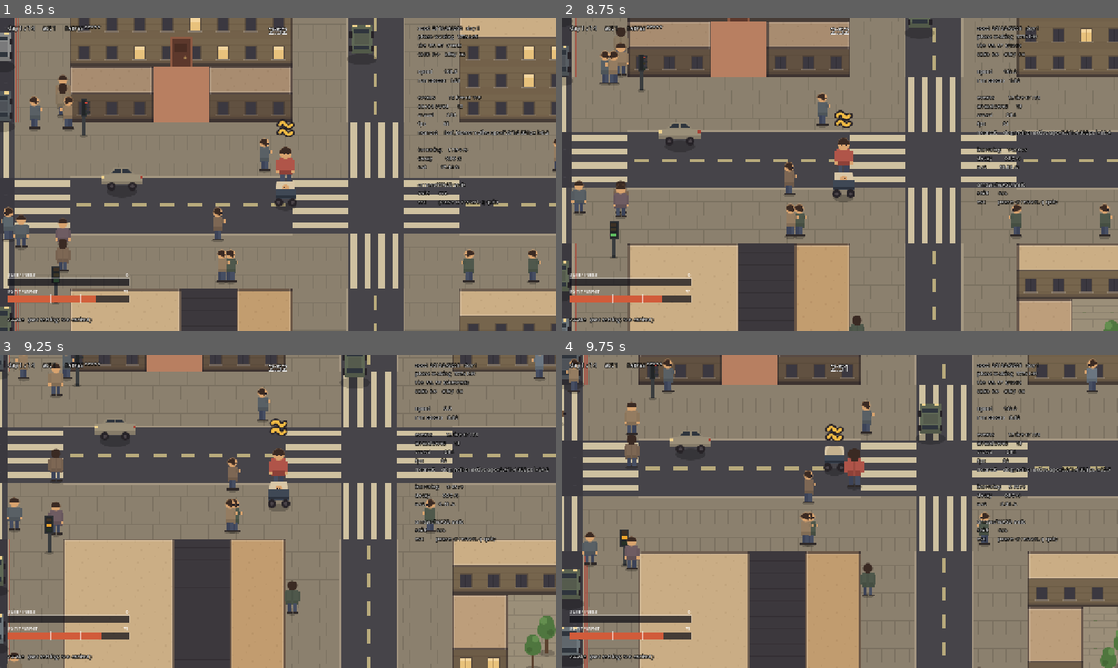
Above: before the commit, frames 1-4 (two rows, left to right).
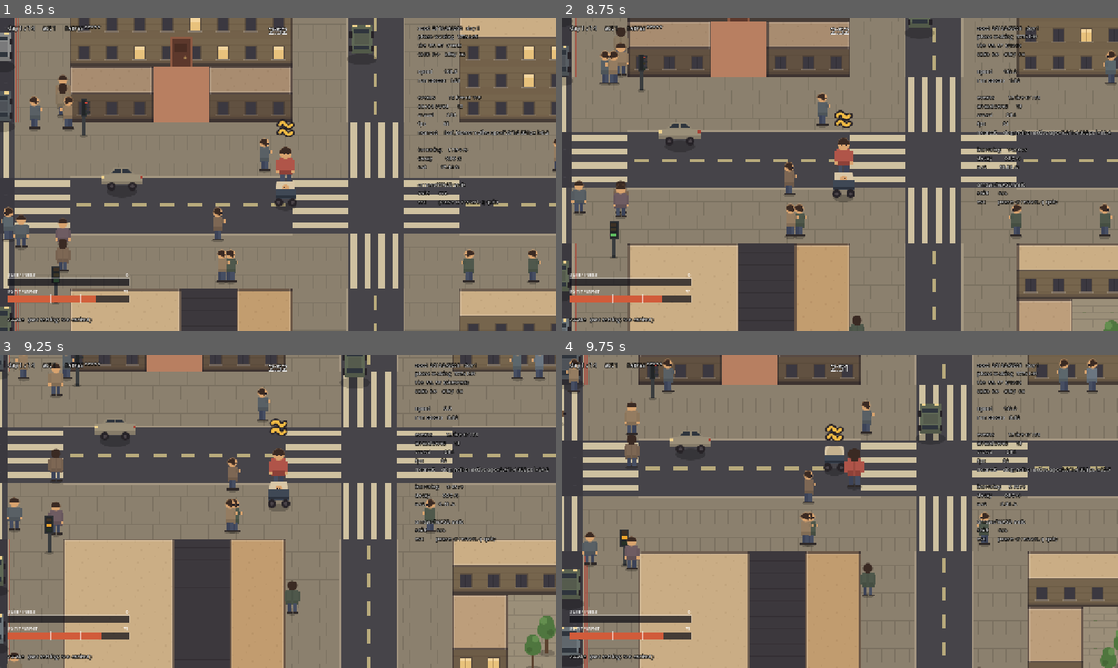
Above: after the commit, the same moments.

Repository: JosuaKrause/nappy
Game: Godot game, scene res://scenes/main.tscn
The game is run twice, just before and just after one commit, with the same random seed, the same clock (stepped at 60 frames per second) and the same inputs.
Inputs (mouse positions are in pixels of both pictures, inside the frame that each line leads up to):
- Up to frame 1 (8.5 s): tap Enter (ui_accept) at 0.5, 0.77, 3.77, 5, 6.77 s; move the mouse to (400, 158) at 0.52 s; hold Right (move_right) 0.53-1.25 s; hold Shift (run) 0.53-1.25 s; click (400, 158) at 0.67 s; drag from (166, 190) to (250, 237) at 1.27 s; move the mouse to (333, 105) at 2.02 s; hold Right (move_right) 2.03-2.75 s; hold Shift (run) 2.03-2.75 s; drag from (250, 237) to (111, 127) at 2.77 s; move the mouse to (444, 221) at 3.52 s; hold Left (move_left) 3.53-4.25 s; hold Shift (run) 3.53-4.25 s; tap R at 3.6, 8.1 s; tap Escape (pause) at 4.15 s; drag from (111, 127) to (194, 96) at 4.27 s; move the mouse to (305, 174) at 5.02 s; hold Down (move_down) 5.03-5.75 s; hold Shift (run) 5.03-5.75 s; click (305, 174) at 5.17 s; drag from (194, 96) to (166, 190) at 5.77 s; move the mouse to (400, 158) at 6.52 s; hold Up (move_up) 6.53-7.25 s; hold Shift (run) 6.53-7.25 s; drag from (166, 190) to (250, 237) at 7.27 s; move the mouse to (333, 105) at 8.02 s; hold Down (move_down) from 8.03 s (still down); hold Shift (run) from 8.03 s (still down)
- Up to frame 2 (8.75 s): keep holding Down (move_down); keep holding Shift (run)
- Up to frame 3 (9.25 s): release Down (move_down) at 8.75 s; release Shift (run) at 8.75 s; drag from (250, 574) to (111, 464) at 8.77 s
- Up to frame 4 (9.75 s): move the mouse to (1006, 558) at 9.52 s; hold Up (move_up) from 9.53 s (still down); hold Shift (run) from 9.53 s (still down); click (1006, 558) at 9.67 s

Frame 1 is identical in both runs. In frame 2, 0.2% of the frame differs, in the area x 97-100%, y 10-22%; in frame 3, 0.1%; in frame 4, 0.2%.

Commit message:
Nothing walks into a cul-de-sac any more
"Cars and people go through cul-de-sacs." The crowd never needed
blocked_segments() for this — a dead end is a street with its far end built
over, so the tiles already say so and _blocked_ahead already reads tiles.
What it could not do was see the wall. It was a single probe fired seven
tiles ahead, which answers "is there something coming up" and looks straight
past a two-tile plug into the open road behind it, so an agent that entered
the street from the junction beside the wall never saw it at all. M29's
invariant exactly, in the one scan it had not reached.

The rig had to stand in the right place before it could see anything. The
first probe built the crowd field at the doorstep and reported zero agents in
a wall on three seeds; the crowd is a population of the box around the
player, so a dead end the box never contains is a wall nothing was ever going
to reach. Standing the field at a dead end gave 850 / 2091 / 821 frames of
2400 with somebody inside one, and eight at once. Zero after.

Walking the tiles is *cheaper* than the probe once it is cached by tile: the
answer depends on the agent's tile, its axis and its direction over a map
fixed for the day, and an agent covers a tile in about twenty frames. So
seven lookups per tile beats one probe per frame — test_crowd 48.7s -> 42.4s
and test_balance 37.9 -> 27.2 while gaining the fix. The intermediate
version, which added the near check beside the probe rather than replacing
both, cost +28%.

A car that turns round now changes lane with it. _direction = -_direction on
its own left it driving the wrong way down its own queue, and
space_out_the_traffic then had to resolve a head-on overlap the only way it
can, by moving a body.

And a test that had been true by luck for eleven milestones failed for a
reason that had nothing to do with this. "No car is standing in a precinct"
asked street_kind_at about the precinct's axis, and a span covers the
junctions between its blocks — so a car crossing it on a north-south street
is legal and was being counted. Sixteen do in the forty-five seconds it runs;
it passed only because none happened to be inside a junction on the frame it
sampled. It asks whether the car is on ground no axis lets it drive on now.

203077 checks green.

Co-Authored-By: Claude Opus 5 <noreply@anthropic.com>
Claude-Session: https://claude.ai/code/session_01AwbNffy8r23NtrP7ZaSkFS

Diff:
--- a/src/crowd/crowd_agent.gd
+++ b/src/crowd/crowd_agent.gd
@@ -48,6 +48,8 @@
 ## day; constant once every four-block calm zone has four dead-end arms on it. Seeing it a
 ## street early and turning in the middle of the junction is what `_can_turn_here` is for.
 const LOOKAHEAD := (Tuning.STREET_WIDTH + 1) * Tuning.TILE_SIZE
+## The same distance in tiles, for the scans that walk rather than probe. See `_way_is_blocked`.
+const LOOKAHEAD_TILES := Tuning.STREET_WIDTH + 1
 ## Where the horn's caret sits over a car, and how big it is. Matched to `EventInstance`'s so
 ## the two carets are the same cue rather than two similar ones, but lower, because a car is
 ## 26px of sprite against a standing figure's 46.
@@ -128,6 +130,13 @@
 
 ## A sidestep held for a moment after being walked into: how far across its own corridor, and how
 ## long is left on it. See `step_aside()`.
+## The way ahead, and the state it was worked out for. See `_look_ahead`.
+var _scan_at := Vector2i(-9999, -9999)
+var _scan_vertical := false
+var _scan_direction := 0.0
+## Tiles to the first thing this agent cannot pass, or `LOOKAHEAD_TILES + 1` for a clear road.
+var _blocked_in := LOOKAHEAD_TILES + 1
+
 var _detour := 0.0
 var _detour_left := 0.0
 ## And the same for somebody *crossing* her path rather than sharing it, who has no sidestep to
@@ -221,7 +230,8 @@
 	_set_cross(move_toward(_cross(), _lane_centre + _detour, STEER_SPEED * delta))
 	if kind == Kind.WALKER:
 		_consider_turning()
-	if _blocked_ahead(_vertical, _direction, LOOKAHEAD):
+	_look_ahead()
+	if _blocked_in <= LOOKAHEAD_TILES:
 		_divert()
 	if _has_left_the_field():
 		_recycle()
@@ -734,7 +744,11 @@
 func _blocked_ahead(vertical: bool, direction: float, distance: float) -> bool:
 	var offset := Vector2(0.0, direction * distance) if vertical \
 			else Vector2(direction * distance, 0.0)
-	var tile := _map.world_to_tile(position + offset)
+	return _cannot_go_on(vertical, _map.world_to_tile(position + offset))
+
+## Whether a *tile* is somewhere this agent may be. The predicate under both of the questions
+## below, so "the way is shut" means one thing however it is asked.
+func _cannot_go_on(vertical: bool, tile: Vector2i) -> bool:
 	if _map.is_closed(tile):
 		return true
 	if not _map.in_bounds(tile):
@@ -746,6 +760,36 @@
 		return true
 	return not _map.is_street(tile)
 
+## How far the way ahead is clear, in tiles, worked out **once per tile** rather than once per
+## frame. `LOOKAHEAD_TILES + 1` means nothing within reach.
+##
+## *(M29's invariant, arriving at the crowd's other scan: "sampling a tile grid by stepping world
+## points aliases, and it aliases where it matters".)* This used to be one probe fired seven tiles
+## out, which answers *is there something coming up* and cannot answer *is the next tile a wall* —
+## it looks straight **past** a cul-de-sac's two-tile plug into the open road behind it. So an agent
+## that entered a dead-end street from the junction beside the wall never saw the wall at all and
+## walked into the building. Measured at a dead end before this: eight agents inside one at once,
+## and something in one on 87% of frames. *(Playtest 15, finding 1.)*
+##
+## **Caching it by tile is what pays for the walk**, and it is exact rather than an approximation:
+## the answer depends on the agent's tile, its axis and its direction, and on a map that is fixed
+## for the day. An agent covers a tile in about twenty frames at walking pace, so seven lookups per
+## tile is cheaper than the one probe per frame it replaces — and the probe was the version that
+## could not see a wall.
+func _look_ahead() -> void:
+	var here := _map.world_to_tile(position)
+	if here == _scan_at and _vertical == _scan_vertical and _direction == _scan_direction:
+		return
+	_scan_at = here
+	_scan_vertical = _vertical
+	_scan_direction = _direction
+	_blocked_in = LOOKAHEAD_TILES + 1
+	var step := (Vector2i.DOWN if _vertical else Vector2i.RIGHT) * int(signf(_direction))
+	for i in range(1, LOOKAHEAD_TILES + 1):
+		if _cannot_go_on(_vertical, here + step * i):
+			_blocked_in = i
+			return
+
 ## Traffic goes round a closure, and that is half of what makes one legible: the street with
 ## nobody on it is the street that is shut, which reads from a block away — further than the
 ## barrier itself does.
@@ -757,17 +801,24 @@
 	var crossing := CrowdLanes.corridor_at(_along())
 	if crossing < 0:
 		# Still in the street, a junction short of where it can turn. Carry on — unless it is
-		# standing *in* the thing it is avoiding, which is a day that started behind a barrier
-		# and is the one case with nowhere to go but back.
-		if not _stands_on_a_street():
-			_direction = -_direction
+		# standing *in* the thing it is avoiding, which is a day that started behind a barrier,
+		# or the thing is the very next tile, which is a **cul-de-sac** and is what the whole of
+		# playtest 15's finding 1 turned out to be. Both have nowhere to go but back.
+		if not _stands_on_a_street() or _blocked_in <= 1:
+			_turn_round()
 		return
 	if not _can_turn_here():
+		# Inside a junction on the wrong band to turn from — a walker on the carriageway strip, a
+		# car on a pavement one — which normally costs a tile of waiting. It costs everything when
+		# the wall is the next tile: an agent leaving a junction straight into a cul-de-sac's plug
+		# has no tile left to wait for the right band in, so it turns round instead.
+		if _blocked_in <= 1:
+			_turn_round()
 		return
 
 	var turning := _pick_an_arm(crossing, 1.0 if _rng.randf() < 0.5 else -1.0)
 	if turning == 0.0:
-		_direction = -_direction   # boxed in on three sides; go back the way it came
+		_turn_round()   # boxed in on three sides; go back the way it came
 		return
 
 	var kept := _corridor
@@ -783,6 +834,21 @@
 	_lane_centre = _lane_centre_here()
 	_forget_the_detour()
 	_junction = kept
+	_claim_the_road_here()
+
+## Turns an agent round where it stands: a dead end, a barrier at a mouth, a precinct's paving.
+##
+## **A car changes lane with it**, which `_direction = -_direction` on its own did not. A lane is
+## one side of a carriageway and which side depends on the way it is pointing, so a car that only
+## flipped its heading drove the wrong way down its own queue — and `space_out_the_traffic` then had
+## to resolve a head-on overlap the only way it can, by moving a body. It is the same line
+## `_divert` runs after a turn and for the same reason.
+func _turn_round() -> void:
+	_direction = -_direction
+	if kind == Kind.CAR:
+		_lane = CrowdLanes.road_lane(_vertical, _direction)
+		_lane_centre = _lane_centre_here()
+	_forget_the_detour()
 	_claim_the_road_here()
 
 ## Which way to turn out of `crossing`, trying `first` before the other one, or `0.0` for neither.
--- a/tests/test_crowd.gd
+++ b/tests/test_crowd.gd
@@ -48,6 +48,7 @@
 	_test_a_signal_gives_her_time_to_cross(t)
 	_test_a_precinct_has_no_cars_in_it(t)
 	_test_cars_do_not_enter_a_junction_they_cannot_leave(t)
+	_test_nothing_walks_into_a_hard_blocker(t)
 
 	_city.free()
 
@@ -733,6 +734,15 @@
 	_city.crowd.start_day(1, _rng(1), at)
 	_advance(45.0)
 
+	# **An intruder is a car on ground no axis lets it drive on, not a car whose tile is inside the
+	# span.** *(Corrected under M51.)* A span covers the junctions between its blocks, and a car
+	# crossing the precinct on a north-south street drives through those junctions perfectly
+	# legally — sixteen of them do in this forty-five seconds, measured. Asking `street_kind_at`
+	# about the *precinct's* axis calls every one of them an intruder, and the assertion only
+	# passed because none of them happened to be inside a junction on the frame it sampled. A
+	# change to the crowd's divert rule moved the timing by a few frames and one was, which is a
+	# test that has been true by luck for eleven milestones failing for a reason that has nothing
+	# to do with what it is about.
 	var intruders := 0
 	var walkers := 0
 	for agent in _city.crowd.agents():
@@ -741,11 +751,13 @@
 			continue
 		if _city.map.street_kind_at(vertical, tile) != GameEnums.StreetKind.PEDESTRIAN:
 			continue
-		if agent.kind == CrowdAgent.Kind.CAR:
+		if agent.kind != CrowdAgent.Kind.CAR:
+			walkers += 1
+		elif not _city.map.is_driveable_at(true, tile) \
+				and not _city.map.is_driveable_at(false, tile):
 			intruders += 1
-		else:
-			walkers += 1
-	t.check(intruders == 0, "no car is standing in a precinct (%d were)" % intruders)
+	t.check(intruders == 0, "no car is standing where no street lets it drive (%d were)"
+			% intruders)
 	t.check(walkers > 0, "and the pavement it replaced the road with has people on it (%d)"
 			% walkers)
 
@@ -1134,3 +1146,55 @@
 	for index in CrowdLanes.corridor_count(Tuning.CITY_BLOCKS.y):
 		t.check(CrowdLanes.busyness(_city.map, false, index) < CrowdLanes.ARTERIAL_BUSYNESS,
 				"east-west corridor %d is an ordinary street, not a second spine" % index)
+
+## **Nothing walks into a cul-de-sac's wall.** *(Playtest 15, finding 1: "cars and people go
+## through cul-de-sacs".)*
+##
+## The crowd is the one thing in the game that travels the lattice without consulting
+## `blocked_segments()`, and it did not need to: a dead end is one street with its far end **built
+## over**, so the tiles say so. What it did need was to *look* at them. The avoidance was a single
+## probe fired seven tiles ahead, which answers "is there something coming up" and looks straight
+## past a two-tile wall into the open road behind it — so an agent that entered the street from the
+## junction beside the wall never saw it and walked into the building.
+##
+## Measured before the fix, over forty seconds at a dead end: **eight agents inside a wall at once,
+## and something in one on 87% of frames** across three seeds. Zero after.
+##
+## The field is built **at a dead end** rather than at the doorstep, and that is the whole reason
+## this test can see anything: the crowd is a population of the box around the player, so a wall
+## the box never contains is a wall nothing was ever going to reach. The first version of this
+## probe stood at the front door and reported a clean bill of health on a build that was visibly
+## broken.
+func _test_nothing_walks_into_a_hard_blocker(t) -> void:
+	var walls := {}
+	for key: Vector3i in _city.map.built_over:
+		var rect: Rect2i = _city.map.built_over[key]
+		for y in range(rect.position.y, rect.end.y):
+			for x in range(rect.position.x, rect.end.x):
+				walls[Vector2i(x, y)] = true
+	t.check(not walls.is_empty(), "this city has hard blockers to walk into (%d dead ends)"
+			% _city.map.dead_ends.size())
+
+	var at := _city.map.doorstep_world_position()
+	for key: Vector3i in _city.map.dead_ends:
+		var segment := StreetNetwork.by_key(key)
+		at = _city.map.tile_rect_to_world(segment.tile_rect()).get_center()
+		break
+	_city.crowd.start_day(1, _rng(1), at)
+	_city.crowd.set_focus(at)
+
+	var frames_with_one := 0
+	var worst := 0
+	var frames := int(round(40.0 / STEP))
+	for frame in frames:
+		_city.crowd.set_focus(at)
+		_city.crowd.step(STEP)
+		var inside := 0
+		for agent in _city.crowd.agents():
+			if walls.has(_city.map.world_to_tile(agent.position)):
+				inside += 1
+		frames_with_one += 1 if inside > 0 else 0
+		worst = maxi(worst, inside)
+	t.check(frames_with_one == 0,
+			"nobody is standing inside a hard blocker (%d frames of %d, worst %d at once)"
+			% [frames_with_one, frames, worst])
Not shown, changed: docs/CITY.md
Not shown, changed: docs/TODO.md
